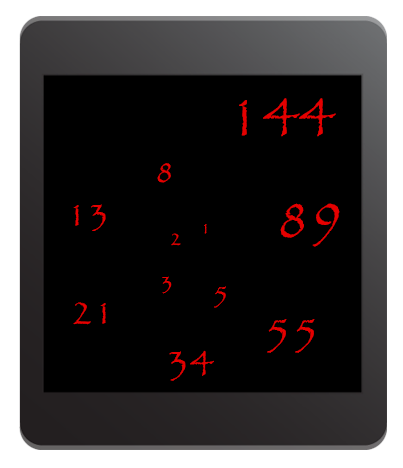
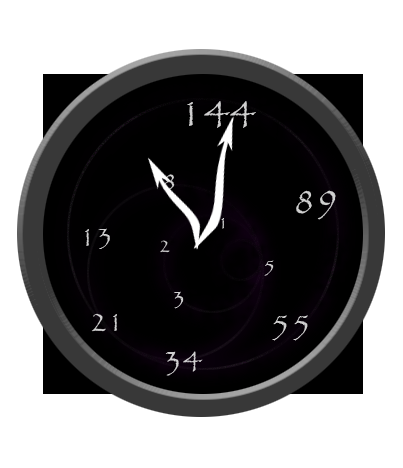
Two versions of the same layered image (403x468). Layer-by-layer changes:
renamed "Device" to "Square Device", hid it over [19, 16, 387, 450]
added group "Round Device" with 4 layers above "Group 1" over [17, 49, 385, 417]
added layer "Layer 4" in group "Round Device" over [17, 49, 385, 417]
painted on "Square" over [54, 81, 356, 387]
